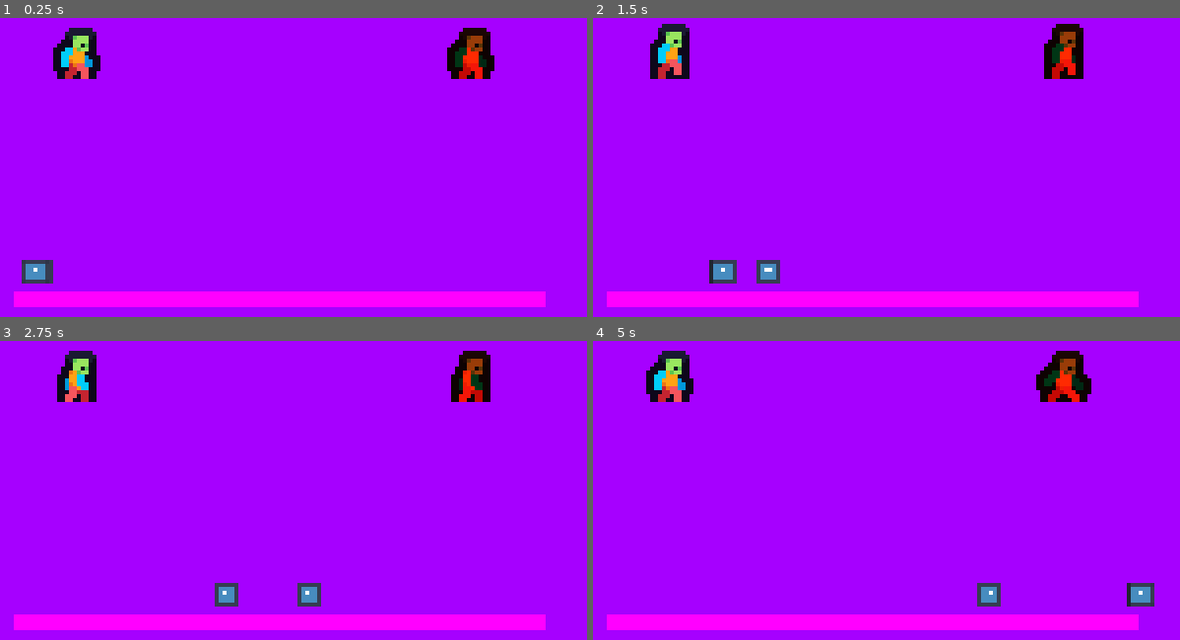
Above: before the commit, frames 1-4 (two rows, left to right).
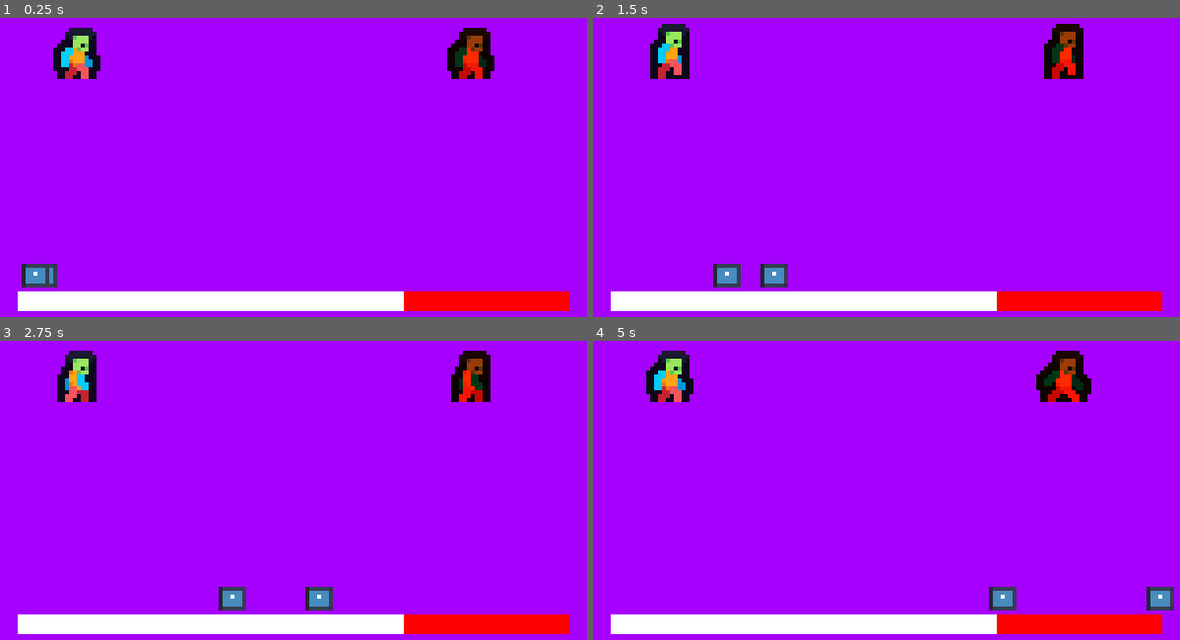
Above: after the commit, the same moments.

Repository: JohnathanRH/GBJAM
Game: Godot game, scene res://screens/main_game.tscn
Same seed, same stepped clock (60 frames per second), same inputs: the game is played once before the commit and once after it. The engine's default icon, where the game draws it, is replaced by a stand-in: a white triangle on a blue panel in a dark square.
Inputs:
- Up to frame 1 (0.25 s): no input
- Up to frame 2 (1.5 s): no input
- Up to frame 3 (2.75 s): no input
- Up to frame 4 (5 s): no input

The runs differ from the first frame. In frame 1, 6.6% of the frame differs, in the area x 2-97%, y 80-99%; in frame 2, 7.0%; in frame 3, 7.1%; in frame 4, 7.4%, in the area x 2-99%, y 80-99%.

Commit message:
Vulnerable segment & Status Effect

Diff:
--- a/wild-west/common/classes/entities.gd
+++ b/wild-west/common/classes/entities.gd
@@ -12,6 +12,7 @@
 var gauge_filled: float = 0.0
 var gauge_tween: Tween
 var under_influence: Dictionary[String, LingeringBullet]
+var vulnerable: bool = false
 
 func _init() -> void:
 	add_to_group("entities")
@@ -20,6 +21,13 @@
 	mirror_entity_resource()
 	fill_gauge()
 	play()
+
+func _physics_process(delta: float) -> void:
+	var gauge_filled_ratio = gauge_filled / max_gauge
+	if gauge_filled_ratio <= 0.7:
+		vulnerable = false
+	else:
+		vulnerable = true
 
 func fill_gauge() -> void:
 	gauge_tween = create_tween()
@@ -37,23 +45,6 @@
 	gauge_filled = 0.0
 	fill_gauge()
 
-func register_influence(bullet: LingeringBullet) -> void:
-	var timer = LingerTimer.new()
-	timer.wait_time = bullet.linger_duration
-	timer.timeout.connect(bullet.reset_effect)
-	timer.timeout.connect(checkout_influence)
-	add_child(timer)
-
-	#under_influence[bullet.resource_name] = bullet
-
-
-func checkout_influence() -> void:
-	print("Checked out")
-	pass
-	#under_influence
-	#under_influence.front
-	#under_influence.pop_front()
-
 func mirror_entity_resource() -> void:
 	hp = entity_resource.hp
 	gauge_duration = entity_resource.gauge_duration
--- /dev/null
+++ b/wild-west/common/classes/status_effect.gd
@@ -0,0 +1,18 @@
+extends Node
+class_name StatusEffect
+
+@onready var entity: Entity = get_parent()
+var potency: Variant
+
+func _ready() -> void:
+	if entity is not Entity:
+		print("WARNING: Status effect parent is not of type Entity. Freeing...")
+		queue_free()
+
+func reverse_effect() -> void:
+	pass
+
+func add_duration(duration: float) -> void:
+	var timer = LingerTimer.new(duration)
+	timer.timeout.connect(reverse_effect)
+	add_child(timer)
--- a/wild-west/common/gauge_bar/gauge_bar.gd
+++ b/wild-west/common/gauge_bar/gauge_bar.gd
@@ -5,8 +5,8 @@
 
 @export var duration: float = 2.0
 @export var icon_offset: float = 7.0
+@export var safe_segment: float = 7.0
 
-#var icons: Dictionary[Entity, GaugeIcon]
 var end_position: Vector2
 
 func _ready() -> void:
@@ -20,4 +20,3 @@
 		icon.entity = entity
 
 		add_child(icon)
-		#icons[entity] = icon
--- /dev/null
+++ b/wild-west/common/gauge_bar/gauge_bar.gdshader
@@ -0,0 +1,15 @@
+shader_type canvas_item;
+
+uniform float threshold: hint_range(0.0, 1.0) = 0.7;
+uniform vec4 tint_color: source_color = vec4(1.0, 0.0, 0.0, 1.0);
+
+void fragment() {
+	vec4 original = texture(TEXTURE, UV);
+
+	if(UV.x > threshold){
+		COLOR = vec4(tint_color.rgb, original.a);
+	}
+	else{
+		COLOR = original;
+	}
+}
--- a/wild-west/common/gauge_bar/gauge_bar.tscn
+++ b/wild-west/common/gauge_bar/gauge_bar.tscn
@@ -1,13 +1,19 @@
 [gd_scene format=3 uid="uid://dl5grlf6nqrtr"]
 
 [ext_resource type="Script" uid="uid://bgeaa4185cpc1" path="res://common/gauge_bar/gauge_bar.gd" id="1_1tfom"]
+[ext_resource type="Shader" uid="uid://cocet4xo3jboo" path="res://common/gauge_bar/gauge_bar.gdshader" id="2_1qbl0"]
+[ext_resource type="Texture2D" uid="uid://b5dmhc487ex0" path="res://assets/TESTONLY/atb_gauge_test.png" id="2_08gtx"]
 
-[sub_resource type="PlaceholderTexture2D" id="PlaceholderTexture2D_1tfom"]
+[sub_resource type="ShaderMaterial" id="ShaderMaterial_s1fef"]
+shader = ExtResource("2_1qbl0")
+shader_parameter/threshold = 0.7
+shader_parameter/tint_color = Color(1, 0, 0, 1)
 
 [node name="GaugeBar" type="Node2D" unique_id=1877537307]
 script = ExtResource("1_1tfom")
+safe_segment = 5.0
 
-[node name="Bar" type="Sprite2D" parent="." unique_id=362678822]
-position = Vector2(67, 2)
-scale = Vector2(134.99998, 4.0000105)
-texture = SubResource("PlaceholderTexture2D_1tfom")
+[node name="Bar" type="Sprite2D" parent="." unique_id=1712969290]
+material = SubResource("ShaderMaterial_s1fef")
+position = Vector2(70, 3)
+texture = ExtResource("2_08gtx")
--- a/wild-west/common/gauge_icon/gauge_icon.gd
+++ b/wild-west/common/gauge_icon/gauge_icon.gd
@@ -6,6 +6,7 @@
 var end_position: Vector2
 var entity: Entity
 var filled_ratio: float
+var safe_segment: float
 
 @onready var x_difference = end_position.x - start_position.x
 
--- /dev/null
+++ b/wild-west/common/intent_icon/intent_icon.tscn
@@ -0,0 +1,6 @@
+[gd_scene format=3 uid="uid://ca817mde78wuq"]
+
+[ext_resource type="Texture2D" uid="uid://c4nquys7l0ukl" path="res://assets/TESTONLY/symbol_slash.png" id="1_e3iqh"]
+
+[node name="IntentIcon" type="Sprite2D" unique_id=1389489436]
+texture = ExtResource("1_e3iqh")
--- a/wild-west/common/one_use_timer/one_use_timer.gd
+++ b/wild-west/common/one_use_timer/one_use_timer.gd
@@ -1,10 +1,7 @@
 extends Timer
 class_name LingerTimer
 
-func _init() -> void:
+func _init(duration: float) -> void:
 	one_shot = true
 	autostart = true
-
-func _ready() -> void:
-	pass
-	#timeout.connect(queue_free)
+	wait_time = duration
--- a/wild-west/common/resources/lingering_bullet.gd
+++ b/wild-west/common/resources/lingering_bullet.gd
@@ -1,8 +1,14 @@
-@abstract
 extends BulletResource
 class_name LingeringBullet
 
 @export var linger_duration: float
-var remembered_entity: Entity
+@export var effect_scene: PackedScene
 
-@abstract func reset_effect() -> void
+func fire(at: Entity) -> void:
+	var effect = effect_scene.instantiate() as StatusEffect
+	effect.potency = potency
+
+	if linger_duration:
+		effect.add_duration(linger_duration)
+
+	at.add_child(effect)
--- a/wild-west/entities/enemy/enemy.gd
+++ b/wild-west/entities/enemy/enemy.gd
@@ -8,11 +8,9 @@
 	select_random_bullet()
 
 func fire_bullet() -> void:
-	if selected_bullet:
-		print("Enemy fired "+ selected_bullet.resource_name)
+	if selected_bullet and player.vulnerable:
 		selected_bullet.fire(player)
 	select_random_bullet()
 
 func select_random_bullet() -> void:
 	selected_bullet = bullets.pick_random()
-	print(selected_bullet)
--- a/wild-west/entities/enemy/enemy.tscn
+++ b/wild-west/entities/enemy/enemy.tscn
@@ -71,17 +71,3 @@
 self_modulate = Color(1, 0.2627451, 0.08627451, 1)
 sprite_frames = SubResource("SpriteFrames_3fvr7")
 script = ExtResource("1_ksmh7")
-
-[node name="BulletPlaceholder" type="Label" parent="." unique_id=511017424]
-visible = false
-offset_left = -26.0
-offset_top = -31.0
-offset_right = 27.0
-offset_bottom = -8.0
-text = "*bam*"
-
-[node name="BulletPHTimer" type="Timer" parent="." unique_id=203609575]
-wait_time = 0.6
-one_shot = true
-
-[connection signal="timeout" from="BulletPHTimer" to="." method="_on_bullet_ph_timer_timeout"]
--- a/wild-west/entities/player/player.gd
+++ b/wild-west/entities/player/player.gd
@@ -4,8 +4,5 @@
 @onready var enemy: Entity = get_tree().get_first_node_in_group("enemies") as Enemy
 
 func fire_bullet() -> void:
-	if selected_bullet:
+	if selected_bullet and enemy.vulnerable:
 		selected_bullet.fire(enemy)
-
-#func _on_bullet_ph_timer_timeout() -> void:
-	#$BulletPlaceholder.visible = false
--- a/wild-west/entities/player/player.tscn
+++ b/wild-west/entities/player/player.tscn
@@ -73,18 +73,3 @@
 frame_progress = 0.09709976
 script = ExtResource("2_abrql")
 entity_resource = ExtResource("3_sglur")
-
-[node name="BulletPlaceholder" type="Label" parent="." unique_id=458062757]
-visible = false
-offset_left = -13.0
-offset_top = -16.0
-offset_right = 14.0
-offset_bottom = -4.0
-theme_override_font_sizes/font_size = 8
-text = "*Bam*"
-
-[node name="BulletPHTimer" type="Timer" parent="." unique_id=111385604]
-wait_time = 0.6
-one_shot = true
-
-[connection signal="timeout" from="BulletPHTimer" to="." method="_on_bullet_ph_timer_timeout"]
--- a/wild-west/props/bullets/slow_gauge/regular.tres
+++ b/wild-west/props/bullets/slow_gauge/regular.tres
@@ -1,9 +1,11 @@
-[gd_resource type="Resource" script_class="SlowGauge" format=3 uid="uid://bj66et3eljn67"]
+[gd_resource type="Resource" script_class="LingeringBullet" format=3 uid="uid://bj66et3eljn67"]
 
-[ext_resource type="Script" uid="uid://ce4g4orp0to1x" path="res://props/bullets/slow_gauge/slow_gauge.gd" id="1_6nfrn"]
+[ext_resource type="Script" uid="uid://dgfaw587hlaxj" path="res://common/resources/lingering_bullet.gd" id="1_6nfrn"]
+[ext_resource type="PackedScene" uid="uid://dn326kr01lrv2" path="res://props/bullets/slow_gauge/slow_gauge_scene.tscn" id="2_714eg"]
 
 [resource]
 script = ExtResource("1_6nfrn")
 linger_duration = 2.0
+effect_scene = ExtResource("2_714eg")
 potency = 0.1
-metadata/_custom_type_script = "uid://ce4g4orp0to1x"
+metadata/_custom_type_script = "uid://dgfaw587hlaxj"
--- a/wild-west/props/bullets/slow_gauge/slow_gauge.gd
+++ /dev/null
@@ -1,16 +0,0 @@
-extends LingeringBullet
-class_name SlowGauge
-
-var gauge_tween: Tween
-
-func fire(at: Entity) -> void:
-	remembered_entity = at
-	at.register_influence(self)
-	gauge_tween = at.gauge_tween
-	gauge_tween.set_speed_scale(potency)
-
-func reset_effect() -> void:
-	print("Effect reset function triggered")
-	if remembered_entity.gauge_tween == gauge_tween:
-		print("Effect reset")
-		gauge_tween.set_speed_scale(1.0)
--- /dev/null
+++ b/wild-west/props/bullets/slow_gauge/slow_gauge_scene.gd
@@ -0,0 +1,13 @@
+extends StatusEffect
+
+var tween: Tween
+
+func _ready() -> void:
+	super._ready()
+	tween = entity.gauge_tween
+	tween.set_speed_scale(potency)
+
+func reverse_effect() -> void:
+	if tween == entity.gauge_tween:
+		tween.set_speed_scale(1.0)
+	queue_free()
--- /dev/null
+++ b/wild-west/props/bullets/slow_gauge/slow_gauge_scene.tscn
@@ -0,0 +1,7 @@
+[gd_scene format=3 uid="uid://dn326kr01lrv2"]
+
+[ext_resource type="Script" uid="uid://drw6cl7bna8uj" path="res://props/bullets/slow_gauge/slow_gauge_scene.gd" id="1_6h5n1"]
+
+[node name="SlowGaugeScene" type="Node" unique_id=2071422128]
+script = ExtResource("1_6h5n1")
+metadata/_custom_type_script = "uid://cxb2lxxn5mvk3"
--- a/wild-west/screens/main_game.tscn
+++ b/wild-west/screens/main_game.tscn
@@ -6,7 +6,6 @@
 [ext_resource type="PackedScene" uid="uid://dnmrl758eac4u" path="res://entities/enemy/enemy.tscn" id="2_phyky"]
 [ext_resource type="Script" uid="uid://c0lodpuau3xw2" path="res://common/resources/bullet.gd" id="3_bq5v2"]
 [ext_resource type="Resource" uid="uid://dulgcwk5ykdbo" path="res://props/bullets/damage_bullet/22lr.tres" id="4_bq5v2"]
-[ext_resource type="Resource" uid="uid://bj66et3eljn67" path="res://props/bullets/slow_gauge/regular.tres" id="5_cuh3k"]
 [ext_resource type="Script" uid="uid://dwfgbovhpre8f" path="res://common/resources/entity.gd" id="7_q5ngc"]
 
 [sub_resource type="PlaceholderTexture2D" id="PlaceholderTexture2D_s1fef"]
@@ -15,7 +14,7 @@
 script = ExtResource("7_q5ngc")
 hp = 10.0
 gauge_duration = 7.0
-bullets = Array[ExtResource("3_bq5v2")]([ExtResource("4_bq5v2"), ExtResource("5_cuh3k")])
+bullets = Array[ExtResource("3_bq5v2")]([ExtResource("4_bq5v2")])
 gauge_icon = ExtResource("1_nwy7p")
 metadata/_custom_type_script = "uid://dwfgbovhpre8f"
 
@@ -34,6 +33,10 @@
 position = Vector2(127.00001, 69)
 entity_resource = SubResource("Resource_5m764")
 
+[node name="Enemy2" parent="." unique_id=31465197 instance=ExtResource("2_phyky")]
+position = Vector2(127.00001, 69)
+entity_resource = SubResource("Resource_5m764")
+
 [node name="GaugeBar" parent="." unique_id=850369798 instance=ExtResource("2_hs5nc")]
 position = Vector2(12, 131)
 duration = 5.0
Binary file added: wild-west/assets/TESTONLY/atb_gauge_test.png
Not shown, added: wild-west/assets/TESTONLY/atb_gauge_test.png.import
Not shown, added: wild-west/common/classes/status_effect.gd.uid
Not shown, added: wild-west/common/gauge_bar/gauge_bar.gdshader.uid
Not shown, removed: wild-west/props/bullets/slow_gauge/slow_gauge.gd.uid
Not shown, added: wild-west/props/bullets/slow_gauge/slow_gauge_scene.gd.uid
